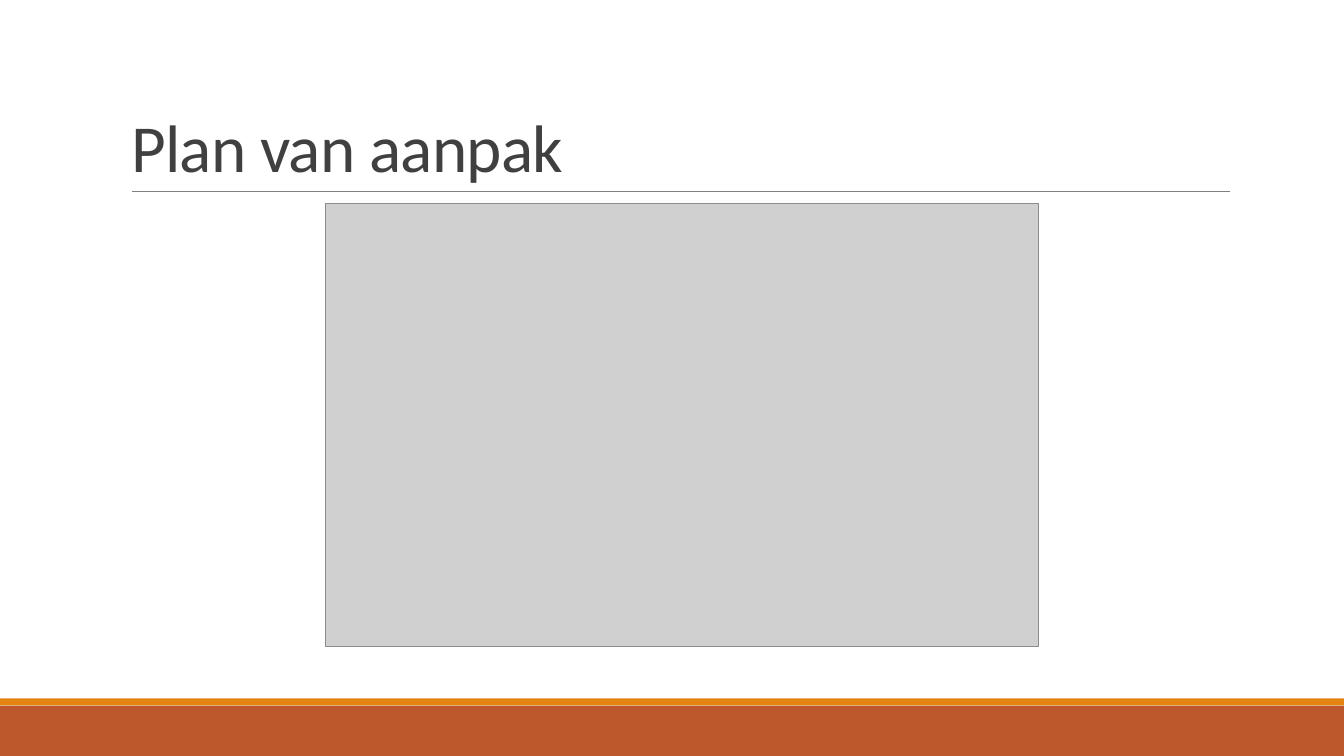
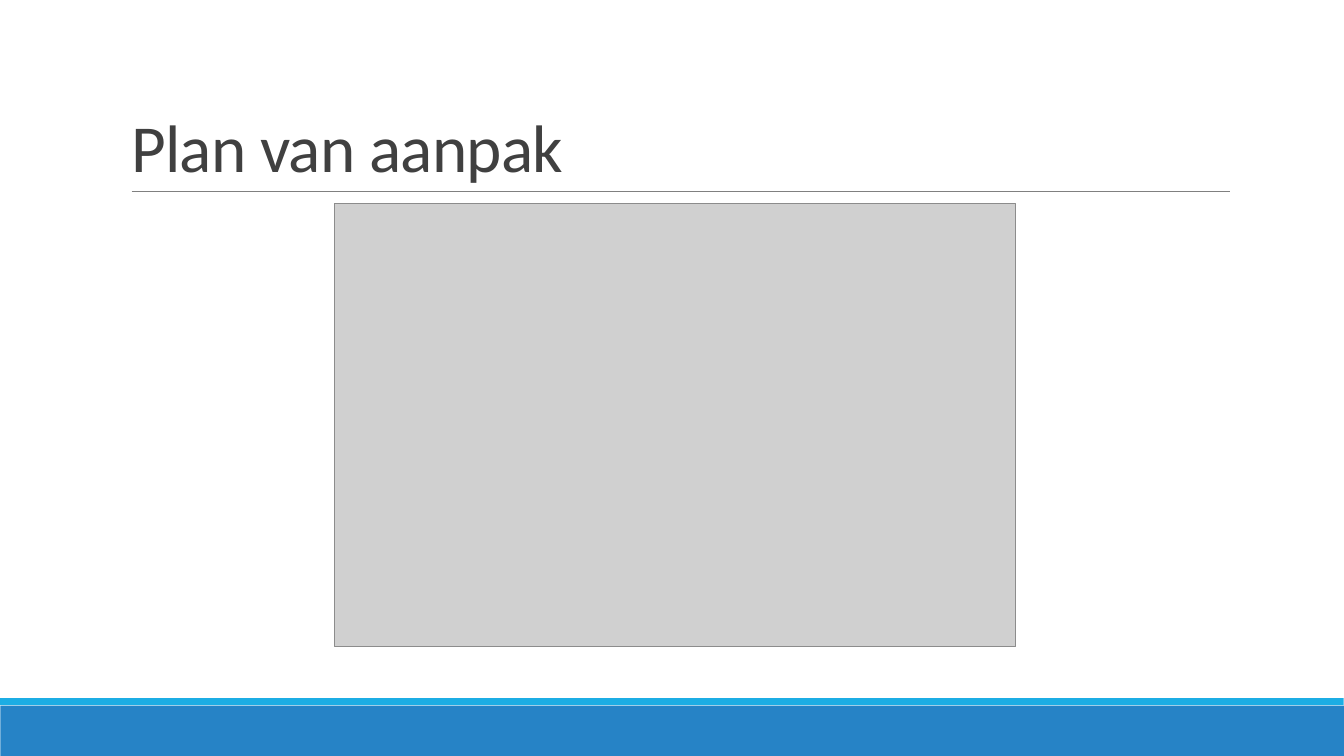
Before and after one commit to JouriTas/Projectwerk-IT-project, a slide deck: slide 7 of Scrum Artifacts/Sprint5/IT-Projectwerk 2022.pptx. Drawn at 1344x756 pixels with LibreOffice and Linux fonts; fonts in the diff are those of the drawing; grey boxes stand for pictures. Boxes give left, top, right and bottom in pixels: in the first picture for what was removed or moved away, otherwise in the second. Text is boxed around its words. In the diff, an @@ line names an element or a change of style, - is before the commit and + after.

```diff
--- a/Scrum Artifacts/Sprint5/IT-Projectwerk 2022.pptx
+++ b/Scrum Artifacts/Sprint5/IT-Projectwerk 2022.pptx
@@ picture: place and size @@
-picture at box(326, 204, 1038, 647)
+picture at box(335, 204, 1016, 647)
@@ rectangle at box(0, 706, 1344, 756): fill #BD582C to #2683C6 @@
@@ rectangle at box(0, 699, 1344, 706): fill #E48312 to #1CADE4 @@
```
Also in this commit, not shown: 11 other slides changed, 3 slides added.
